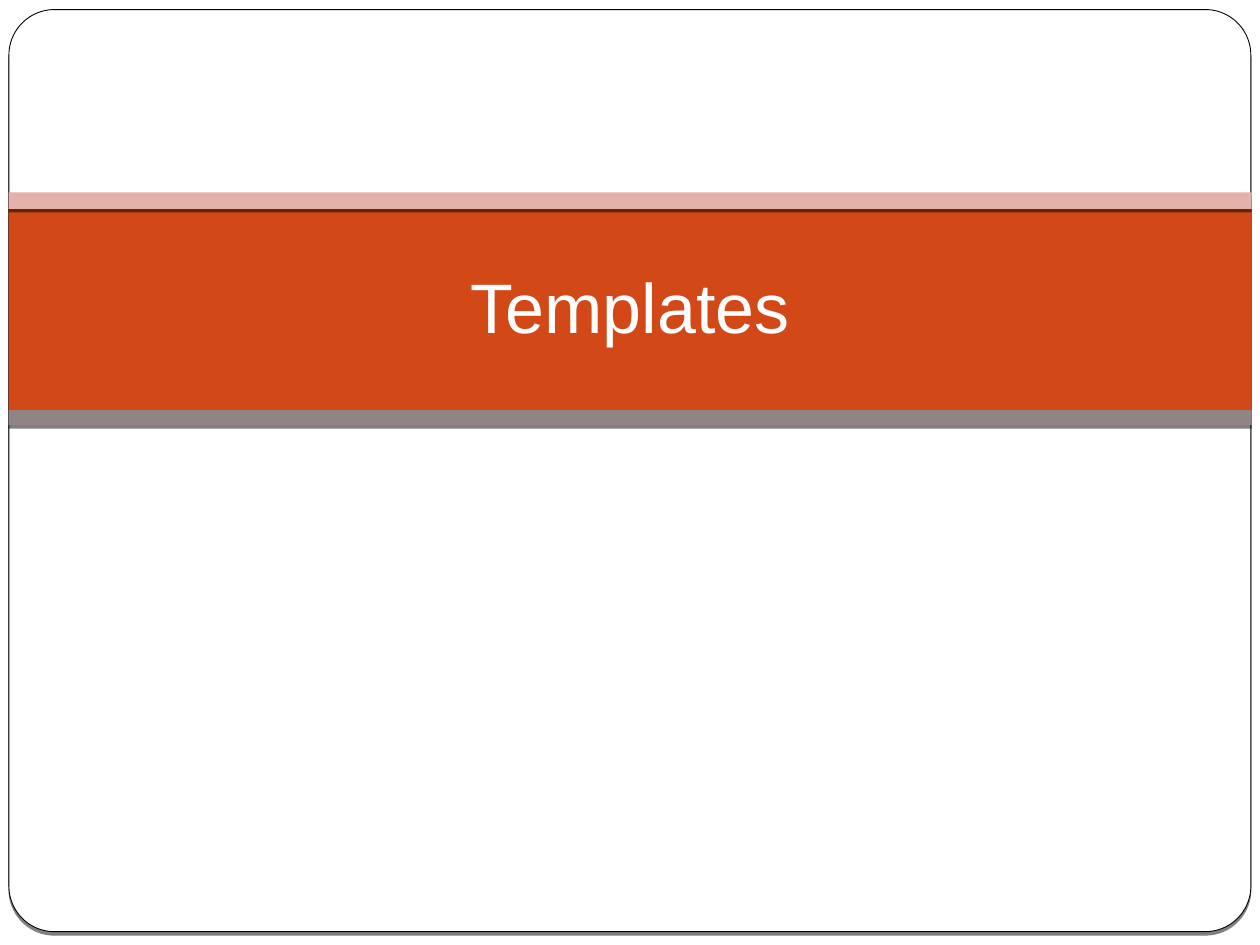
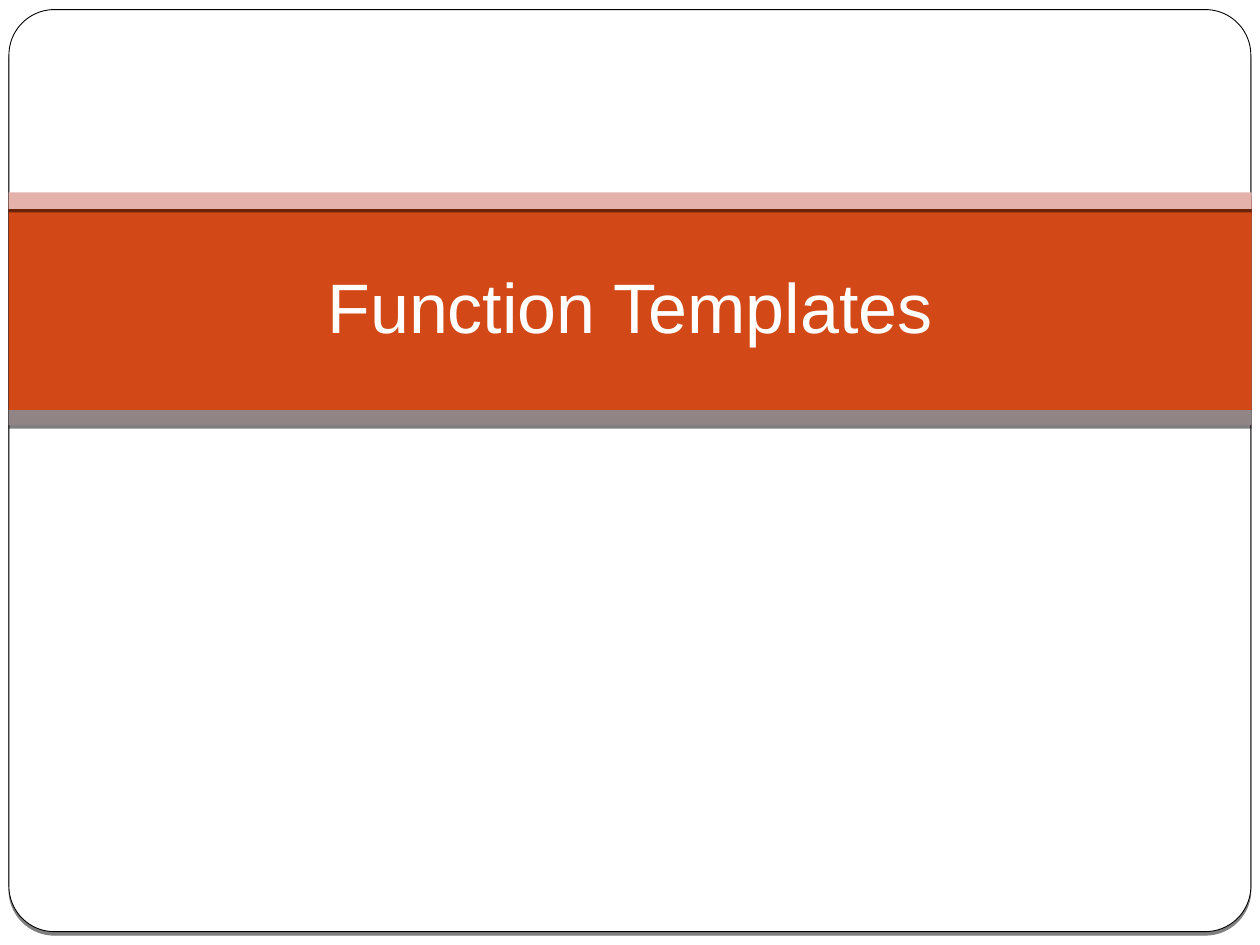
Before and after one commit to cpp-at-ariel/cpp-5778, a slide deck: slide 1 of week08-templates/slides.odp. Drawn at 1260x945 pixels with LibreOffice and Linux fonts; fonts in the diff are those of the drawing. Boxes give left, top, right and bottom in pixels: in the first picture for what was removed or moved away, otherwise in the second. Text is boxed around its words. In the diff, an @@ line names an element or a change of style, - is before the commit and + after.

Commit message:
template slides

```diff
--- a/week08-templates/slides.odp
+++ b/week08-templates/slides.odp
@@ title at [327, 282, 933, 346]: text changed @@
-Templates
+Function Templates
```
Also in this commit, not shown: 3 other slides changed, 7 slides added, 1 slide removed.
